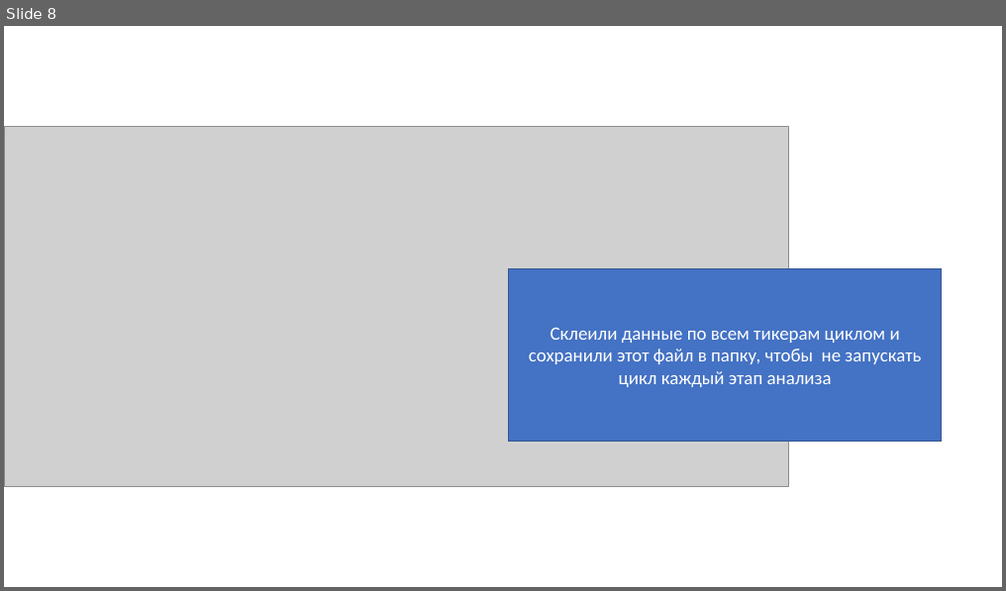
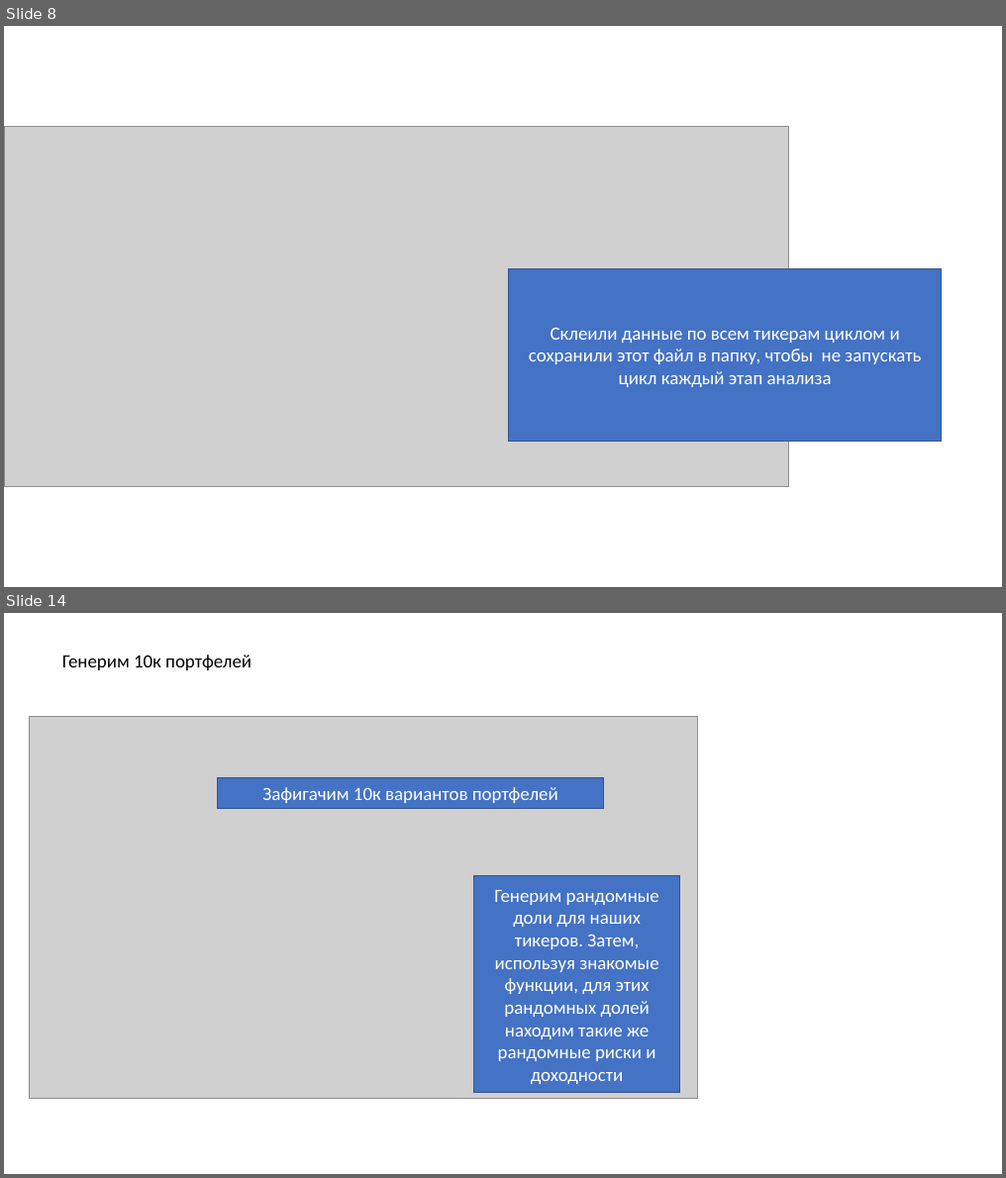
Before and after one commit to zarzir2022/sharp-research, a slide deck: PortfolioOptimum/Портфельный анализ.pptx. Shown one above the other, each under a label of ours: slide 8 before the commit, slides 8 and 14 after it; the slides between them are not shown. The pictures are 1006x591 and 1006x1178 pixels, drawn with LibreOffice and Linux fonts; fonts in the diff are those of the drawing; grey boxes stand for pictures. Boxes give left, top, right and bottom in pixels: in the first picture for what was removed or moved away, otherwise in the second. Text is boxed around its words. In the diff, an @@ line names an element or a change of style, - is before the commit and + after.

```diff
--- a/PortfolioOptimum/Портфельный анализ.pptx
+++ b/PortfolioOptimum/Портфельный анализ.pptx
@@ slide 14 added at (4, 613, 1002, 1174), background #FFFFFF @@
@@ text added at (62, 655, 252, 670), 18 pt, text #000000 @@
+Генерим 10к портфелей
@@ picture added at (29, 717, 697, 1099) @@
@@ rectangle added at (218, 778, 604, 808), fill #4472C4, outline #325491 1 pt, 18 pt, text #FFFFFF @@
+Зафигачим 10к вариантов портфелей
@@ rectangle added at (474, 876, 680, 1093), fill #4472C4, outline #325491 1 pt, 18 pt, text #FFFFFF @@
+Генерим рандомные доли для наших тикеров. Затем, используя знакомые функции, для этих рандомных долей находим такие же рандомные риски и доходности
```
Also in this commit, not shown: 1 slide changed, 7 other slides added, 1 slide removed, 2 other files.
